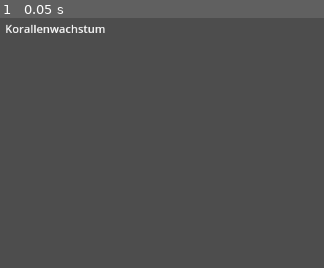
Above: before the commit, frame 1.
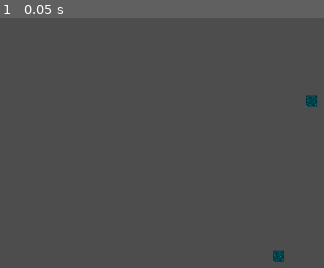
Above: after the commit, the same moment.

Repository: ValentinBirth/Korallenwachstum
Game: Godot game, scene res://main.tscn
The game is run twice, just before and just after one commit, with the same random seed, the same clock (stepped at 60 frames per second) and the same inputs. Before the commit the project starts from res://label.tscn.
Inputs:
- Up to frame 1 (0.05 s): no input

The runs differ from the first frame. In frame 1, 0.8% of the frame differs, in the area x 1-98%, y 2-98%.

Commit message:
Initial prototype of fluid with two fluids

Diff:
--- /dev/null
+++ b/DiffusionLogic.gd
@@ -0,0 +1,101 @@
+extends Object
+
+class_name DiffusionLogic
+
+var GRID_WIDTH: int
+var GRID_HEIGHT: int
+const MAX_WATER: float = 1.0
+const DIFFUSION_RATE: float = 0.25
+
+var grid: Array
+var next_grid: Array
+var salt_grid: Array
+var next_salt_grid: Array
+
+func _init(width: int, height: int):
+	GRID_WIDTH = width
+	GRID_HEIGHT = height
+	_initialize_grids()
+
+func _initialize_grids():
+	for _y in range(GRID_HEIGHT):
+		grid.append(Array())
+		next_grid.append(Array())
+		salt_grid.append(Array())
+		next_salt_grid.append(Array())
+
+		# Resize auf die korrekte Größe und füllen mit 0.0
+		grid[_y].resize(GRID_WIDTH)  # Resize auf GRID_WIDTH
+		grid[_y].fill(0.0)  # Füllen mit 0.0
+
+		next_grid[_y].resize(GRID_WIDTH)
+		next_grid[_y].fill(0.0)
+
+		salt_grid[_y].resize(GRID_WIDTH)
+		salt_grid[_y].fill(0.0)
+
+		next_salt_grid[_y].resize(GRID_WIDTH)
+		next_salt_grid[_y].fill(0.0)
+
+func randomize_grids():
+	for y in range(GRID_HEIGHT):
+		for x in range(GRID_WIDTH):
+			grid[y][x] = randf() if randf() < 0.1 else 0.0
+			salt_grid[y][x] = grid[y][x] * randf()
+
+func update_diffusion():
+	for y in range(GRID_HEIGHT):
+		for x in range(GRID_WIDTH):
+			var current_water = grid[y][x]
+			for offset in [
+				Vector2i(-1, 0), Vector2i(1, 0),
+				Vector2i(0, -1), Vector2i(0, 1)
+			]:
+				var nx = (x + offset.x + GRID_WIDTH) % GRID_WIDTH
+				var ny = (y + offset.y + GRID_HEIGHT) % GRID_HEIGHT
+
+				var neighbor_water = grid[ny][nx]
+				var water_diff = (current_water - neighbor_water) * DIFFUSION_RATE
+				water_diff = clamp(water_diff, 0.0, current_water)
+
+				next_grid[y][x] -= water_diff
+				next_grid[ny][nx] += water_diff
+
+			var current_salt = salt_grid[y][x]
+			for offset in [
+				Vector2i(-1, 0), Vector2i(1, 0),
+				Vector2i(0, -1), Vector2i(0, 1)
+			]:
+				var nx = (x + offset.x + GRID_WIDTH) % GRID_WIDTH
+				var ny = (y + offset.y + GRID_HEIGHT) % GRID_HEIGHT
+
+				var neighbor_salt = salt_grid[ny][nx]
+				var neighbor_water = grid[ny][nx]
+
+				if neighbor_water > 0:
+					var salt_diff = (current_salt - neighbor_salt) * DIFFUSION_RATE
+					salt_diff = clamp(salt_diff, 0.0, current_salt)
+
+					next_salt_grid[y][x] -= salt_diff
+					next_salt_grid[ny][nx] += salt_diff
+
+			next_salt_grid[y][x] = min(next_salt_grid[y][x], next_grid[y][x])
+
+	# Temporäre Variablen zum Tausch
+	var temp_grid = grid
+	var temp_salt_grid = salt_grid
+
+	# Tausche die Arrays
+	grid = next_grid
+	salt_grid = next_salt_grid
+
+	# Setze die "next_" Arrays auf die alten "grid" Variablen
+	next_grid = temp_grid
+	next_salt_grid = temp_salt_grid
+
+
+func get_water_grid() -> Array:
+	return grid
+
+func get_salt_grid() -> Array:
+	return salt_grid
--- a/label.tscn
+++ /dev/null
@@ -1,11 +0,0 @@
-[gd_scene format=3 uid="uid://47nyoher1s44"]
-
-[node name="Label" type="Label"]
-anchors_preset = -1
-offset_left = 489.0
-offset_top = 112.0
-offset_right = 634.0
-offset_bottom = 135.0
-text = "Korallenwachstum"
-horizontal_alignment = 1
-vertical_alignment = 1
--- /dev/null
+++ b/main.gd
@@ -0,0 +1,64 @@
+extends Node2D
+
+class_name MainSimulation
+
+# Importiere das DiffusionLogic-Script
+@export var diffusion_logic_script: Script
+
+# TileMap-Referenzen
+@onready var water_layer: TileMapLayer = $layer_holder/WaterLayer
+
+# Diffusionslogik-Instanz
+var diffusion_logic
+
+# Konstanten für das Grid
+const GRID_WIDTH: int = 50
+const GRID_HEIGHT: int = 30
+
+# Zeitsteuerung
+var step_time: float = 0.1
+var time_since_last_step: float = 0.0
+
+func _ready():
+	# Lade die Diffusionslogik dynamisch
+	diffusion_logic = diffusion_logic_script.new(GRID_WIDTH, GRID_HEIGHT)
+	diffusion_logic.randomize_grids()
+
+	# Initiale Darstellung
+	update_layers()
+
+func _process(delta: float):
+	time_since_last_step += delta
+	if time_since_last_step >= step_time:
+		# Diffusion aktualisieren
+		diffusion_logic.update_diffusion()
+
+		# Darstellung aktualisieren
+		update_layers()
+
+		# Zeitsteuerung zurücksetzen
+		time_since_last_step = 0.0
+
+func update_layers():
+	var water_grid = diffusion_logic.get_water_grid()
+	var salt_grid = diffusion_logic.get_salt_grid()
+
+	for y in range(GRID_HEIGHT):
+		for x in range(GRID_WIDTH):
+			# Setze die Tiles je nach Wasser- und Salzstand
+			var tile_vector = get_tile_id_for_value(water_grid[y][x], salt_grid[y][x])
+			water_layer.set_cell(Vector2i(x,y),0,tile_vector)
+
+# Bestimme das passende Tile aus dem TileSet basierend auf den Werten von Wasser und Salz
+func get_tile_id_for_value(water_value: float, salt_value: float) -> Vector2i:
+	# Beispiel für einfache Wertezuordnung#
+	var salt_level: int
+	salt_level = int(clamp(salt_value * 5, 1, 5))
+	var water_level: int
+	water_level = int(clamp(water_value * 5, 1, 5))
+	if water_level == 0:
+		return Vector2i(1,0)
+	if salt_level >=0:
+		return Vector2i(0,salt_level)
+	else:
+		return Vector2i(1,water_level)
--- /dev/null
+++ b/main.tscn
@@ -0,0 +1,20 @@
+[gd_scene load_steps=4 format=4 uid="uid://cyov4tow1mp7u"]
+
+[ext_resource type="Script" path="res://main.gd" id="1_1s04c"]
+[ext_resource type="Script" path="res://DiffusionLogic.gd" id="2_gopkc"]
+[ext_resource type="TileSet" uid="uid://ci3sklw6b4i6d" path="res://tileset.tres" id="3_lqoxm"]
+
+[node name="Main" type="Node2D"]
+position = Vector2(583, 280)
+script = ExtResource("1_1s04c")
+diffusion_logic_script = ExtResource("2_gopkc")
+
+[node name="Camera2D" type="Camera2D" parent="."]
+position = Vector2(0, 48)
+
+[node name="layer_holder" type="Node2D" parent="."]
+position = Vector2(-581, -280)
+
+[node name="WaterLayer" type="TileMapLayer" parent="layer_holder"]
+tile_map_data = PackedByteArray("AAAWABIAAQABAAAAAAAqABgAAQABAAAAAAApAA0AAQABAAAAAAAdAB0AAQABAAAAAAA3ABwAAQABAAAAAAA6AA4AAQABAAAAAAALAAcAAQABAAAAAAANABkAAQABAAAAAAA=")
+tile_set = ExtResource("3_lqoxm")
--- a/project.godot
+++ b/project.godot
@@ -11,6 +11,6 @@
 [application]
 
 config/name="Korallenwachstum"
-run/main_scene="res://label.tscn"
+run/main_scene="res://main.tscn"
 config/features=PackedStringArray("4.3", "Forward Plus")
 config/icon="res://icon.svg"
--- /dev/null
+++ b/tileset.tres
@@ -0,0 +1,19 @@
+[gd_resource type="TileSet" load_steps=3 format=3 uid="uid://ci3sklw6b4i6d"]
+
+[ext_resource type="Texture2D" uid="uid://dcb4jbbnt2gw6" path="res://TileSet16x16.png" id="1_necx0"]
+
+[sub_resource type="TileSetAtlasSource" id="TileSetAtlasSource_3gitv"]
+texture = ExtResource("1_necx0")
+1:0/0 = 0
+2:0/0 = 0
+3:0/0 = 0
+4:0/0 = 0
+1:1/0 = 0
+2:1/0 = 0
+3:1/0 = 0
+4:1/0 = 0
+0:0/0 = 0
+0:1/0 = 0
+
+[resource]
+sources/1 = SubResource("TileSetAtlasSource_3gitv")
Binary file added: Salt.png
Not shown, added: Salt.png.import
Binary file added: TileSet16x16.png
Not shown, added: TileSet16x16.png.import
Binary file added: Water.png
Not shown, added: Water.png.import
